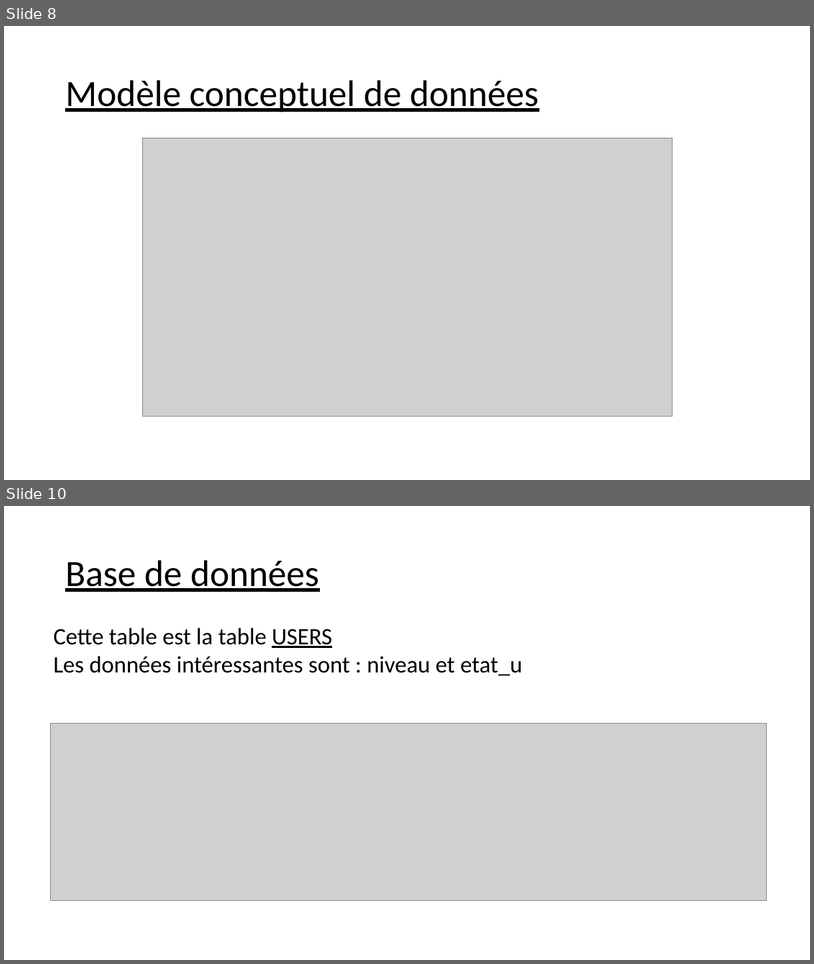
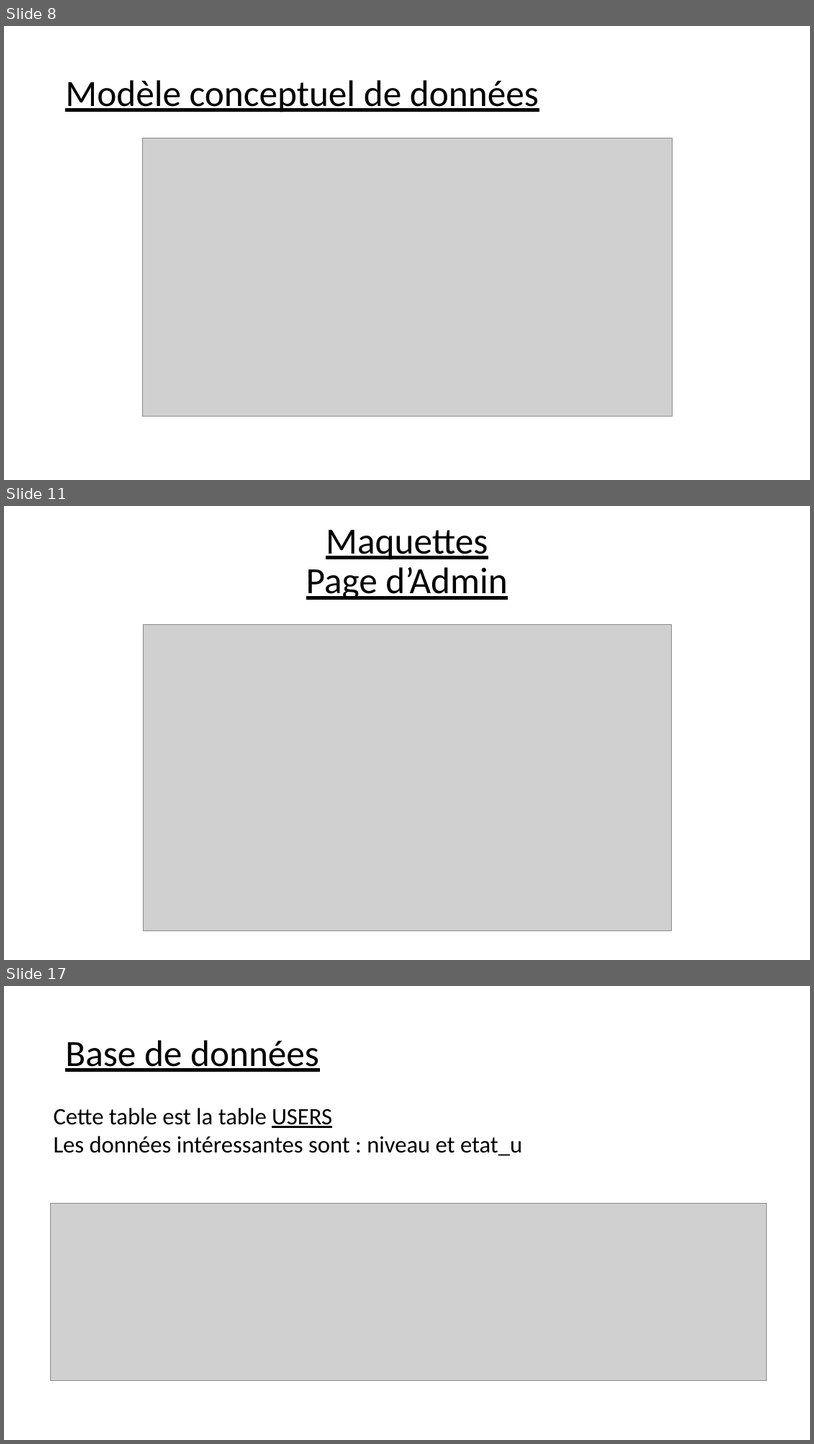
Before and after one commit to Fourkap/PPE_Parking, a slide deck: Documentation/Présentation PPE Parking.pptx. Shown one above the other, each under a label of ours: slides 8 and 10 before the commit, slides 8, 11 and 17 after it; the slides between them are not shown. The pictures are 814x964 and 814x1444 pixels, drawn with LibreOffice and Linux fonts; fonts in the diff are those of the drawing; grey boxes stand for pictures. Boxes give left, top, right and bottom in pixels: in the first picture for what was removed or moved away, otherwise in the second. Text is boxed around its words. In the diff, an @@ line names an element or a change of style, - is before the commit and + after.

```diff
--- a/Documentation/Présentation PPE Parking.pptx
+++ b/Documentation/Présentation PPE Parking.pptx
@@ slide 11 added at (4,506,810,960), background #FFFFFF @@
@@ title added at (306,530,507,600), 44 pt, text #000000, underline @@
+Maquettes
+Page d’Admin
@@ picture added at (143,625,672,931) @@
@@ what was slide 10 is now slide 17 @@
```
Also in this commit, not shown: 9 other slides added, 3 slides removed.
